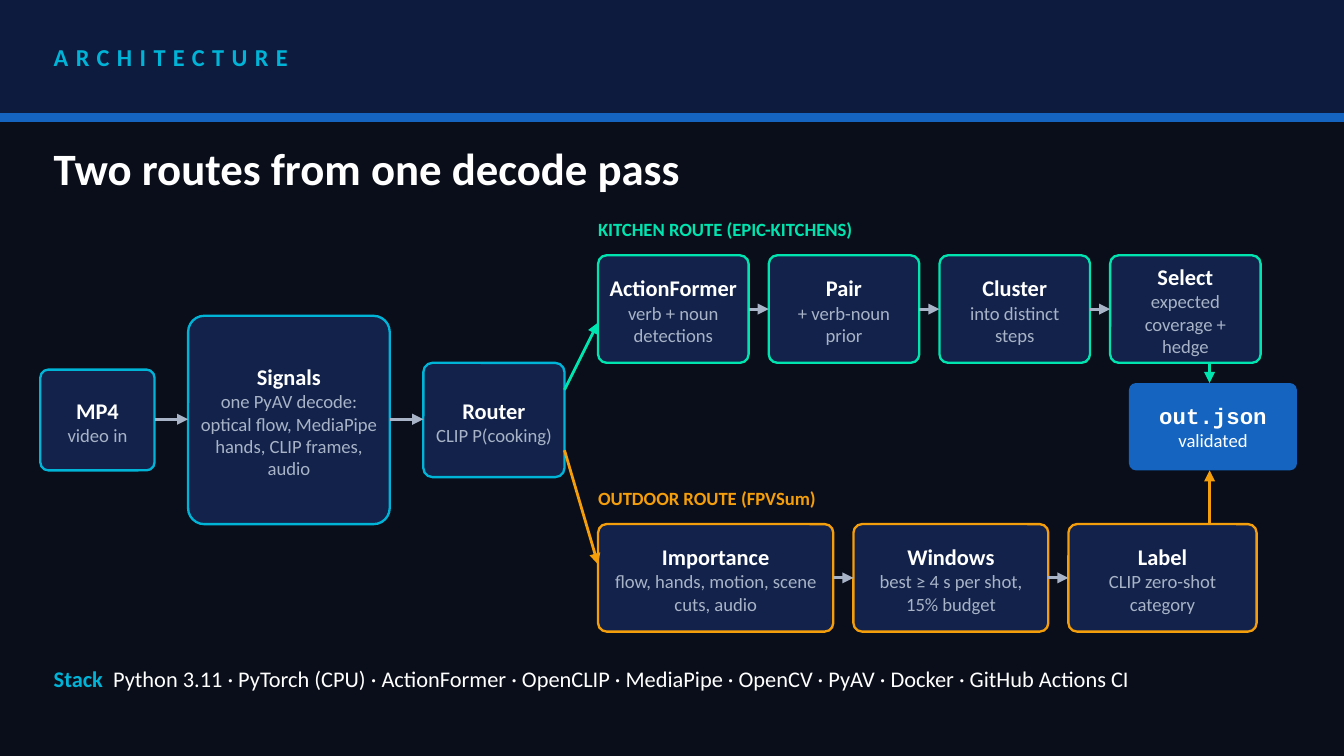
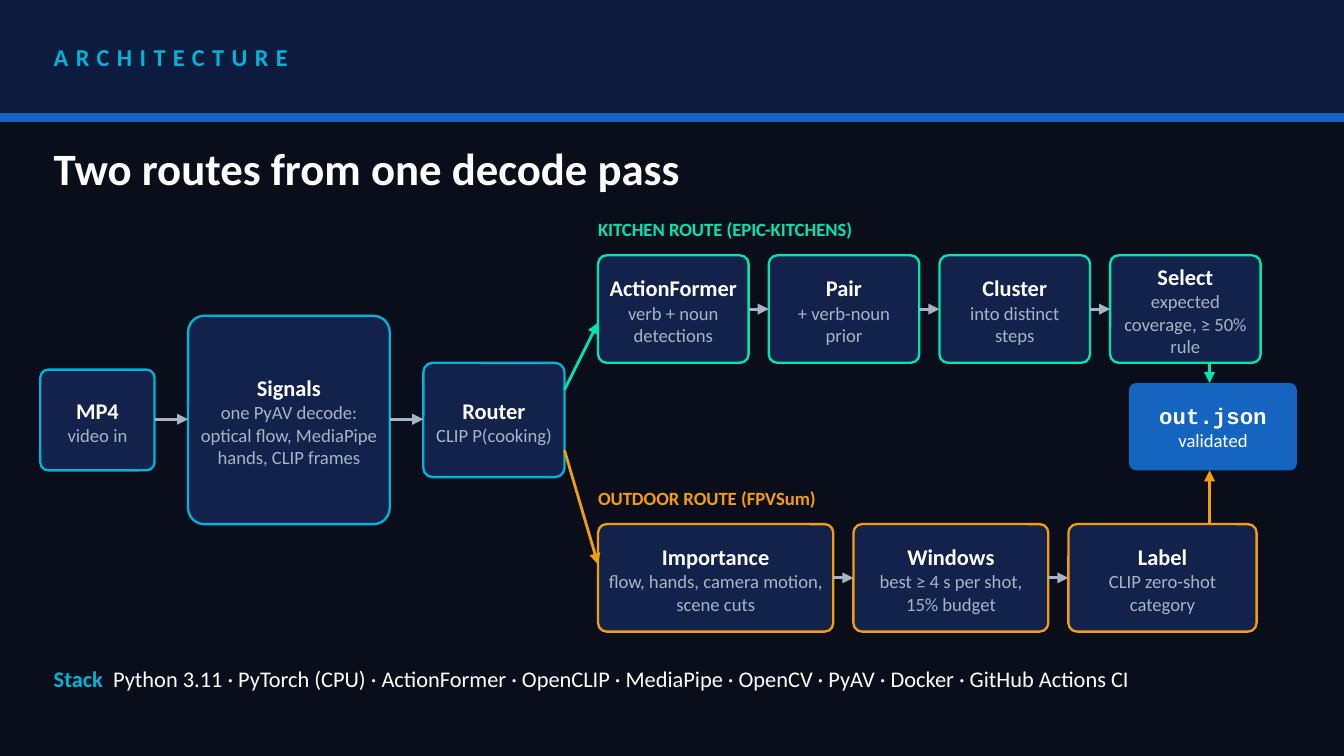
Before and after one commit to prakartii/samsung-xr-hackathon, a slide deck: slide 4 of docs/VITVellore_Nexus.pptx. Drawn at 1344x756 pixels with LibreOffice and Linux fonts; fonts in the diff are those of the drawing. Boxes give left, top, right and bottom in pixels: in the first picture for what was removed or moved away, otherwise in the second. Text is boxed around its words. In the diff, an @@ line names an element or a change of style, - is before the commit and + after.

Commit message:
Make the README, deck and demo match the code and the E1 results
Deck: no hedge-window claim (hedge.share is 0), no audio signal (off), no
submodularity guarantee (doesn't hold under the 50% capture rule); one
point now explains that windows are chosen under the official rule. Demo
pipeline card drops audio. Numbers come from the E1 report run and the
ablation tables regenerated under the E1 config. Latency re-measured on
the current config with an empty cache (41.0 s CPU per video minute,
i7-13700H, 4 videos) into results/latency_2026-11-21.csv. README states
that identical JSON needs identical video bytes.

```diff
--- a/docs/VITVellore_Nexus.pptx
+++ b/docs/VITVellore_Nexus.pptx
@@ text at box(1124, 295, 1246, 353): text changed @@
-expected coverage + hedge
+expected coverage, ≥ 50% rule
@@ text at box(201, 406, 377, 466): text changed @@
-one PyAV decode: optical flow, MediaPipe hands, CLIP frames, audio
+one PyAV decode: optical flow, MediaPipe hands, CLIP frames
@@ text at box(609, 575, 822, 611): text changed @@
-flow, hands, motion, scene cuts, audio
+flow, hands, camera motion, scene cuts
```
Also in this commit, not shown: 4 other slides changed, 9 other files.
